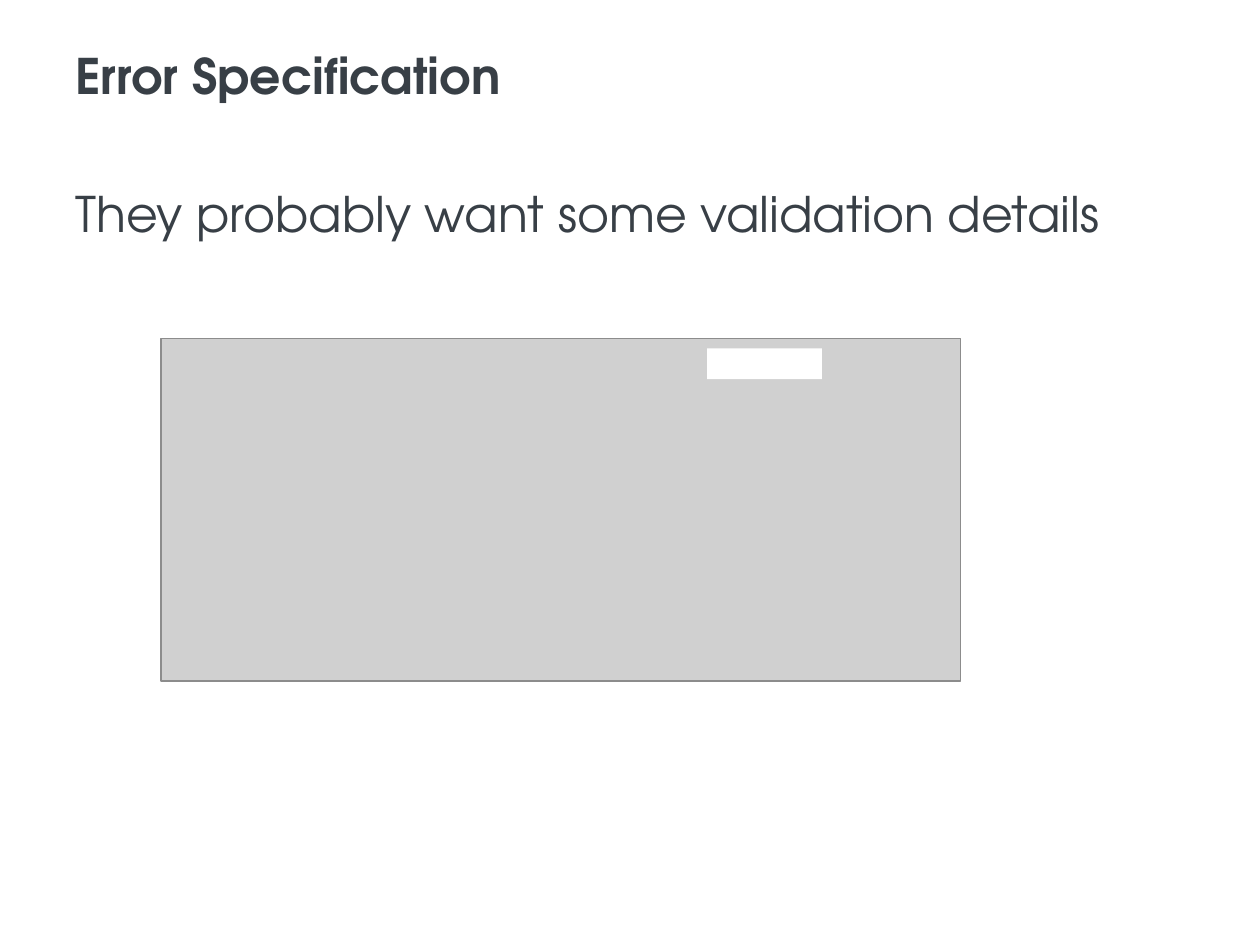
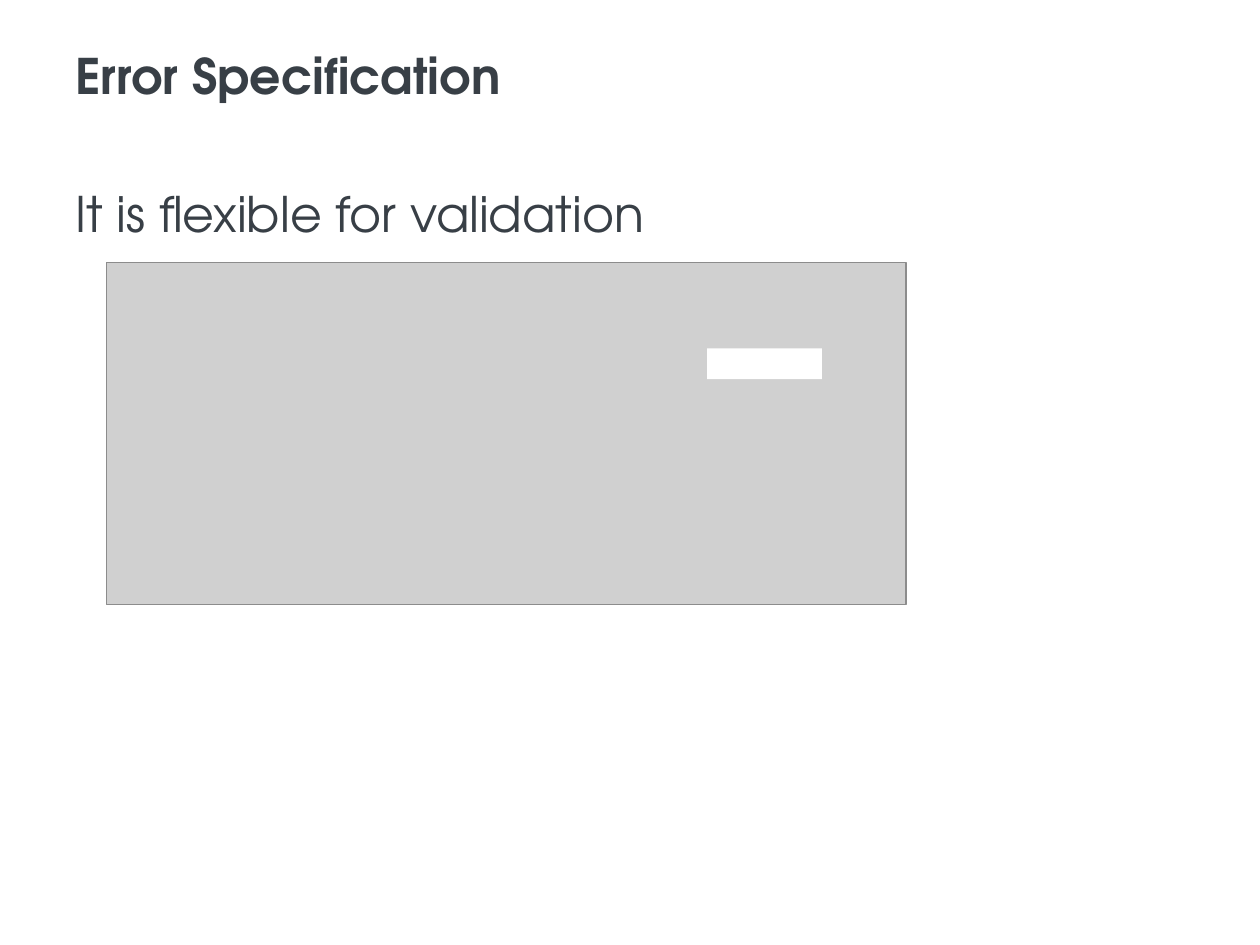
Before and after one commit to BlueInt32/prez_error_handling, a slide deck: slide 16 of Error Handling presentation.pptx (slide 11 before the commit). Drawn at 1260x945 pixels with LibreOffice and Linux fonts; fonts in the diff are those of the drawing; grey boxes stand for pictures; background and template pictures are left out. Boxes give left, top, right and bottom in pixels: in the first picture for what was removed or moved away, otherwise in the second. Text is boxed around its words. In the diff, an @@ line names an element or a change of style, - is before the commit and + after.

```diff
--- a/Error Handling presentation.pptx
+++ b/Error Handling presentation.pptx
@@ text at (x1=76, y1=195, x2=644, y2=233): text changed @@
-They probably want some validation details
+It is flexible for validation
@@ picture moved from (x1=161, y1=339, x2=960, y2=682) to (x1=107, y1=262, x2=906, y2=605) @@
```
Also in this commit, not shown: 21 other slides changed, 28 slides added, 10 slides removed, 18 other files.
